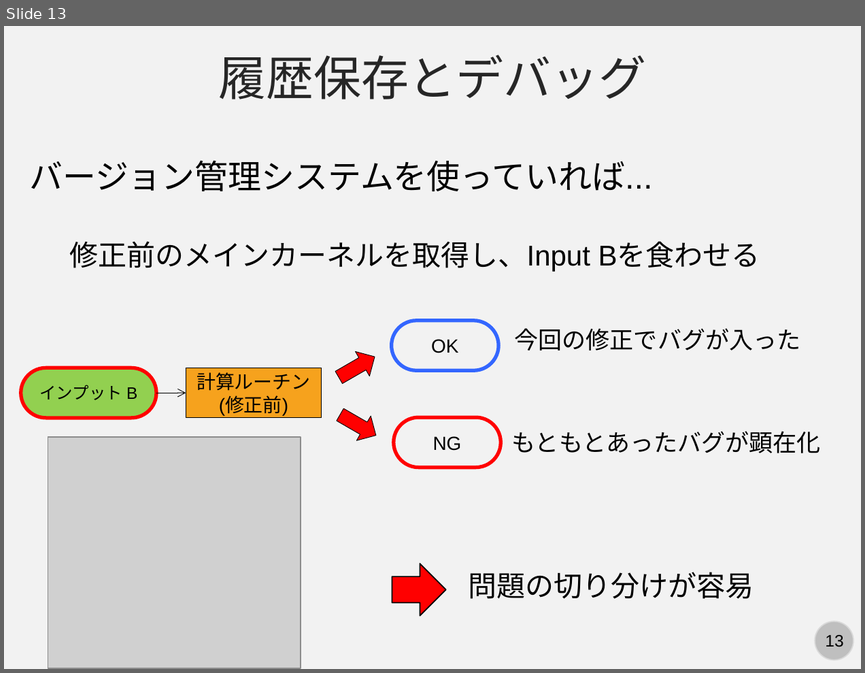
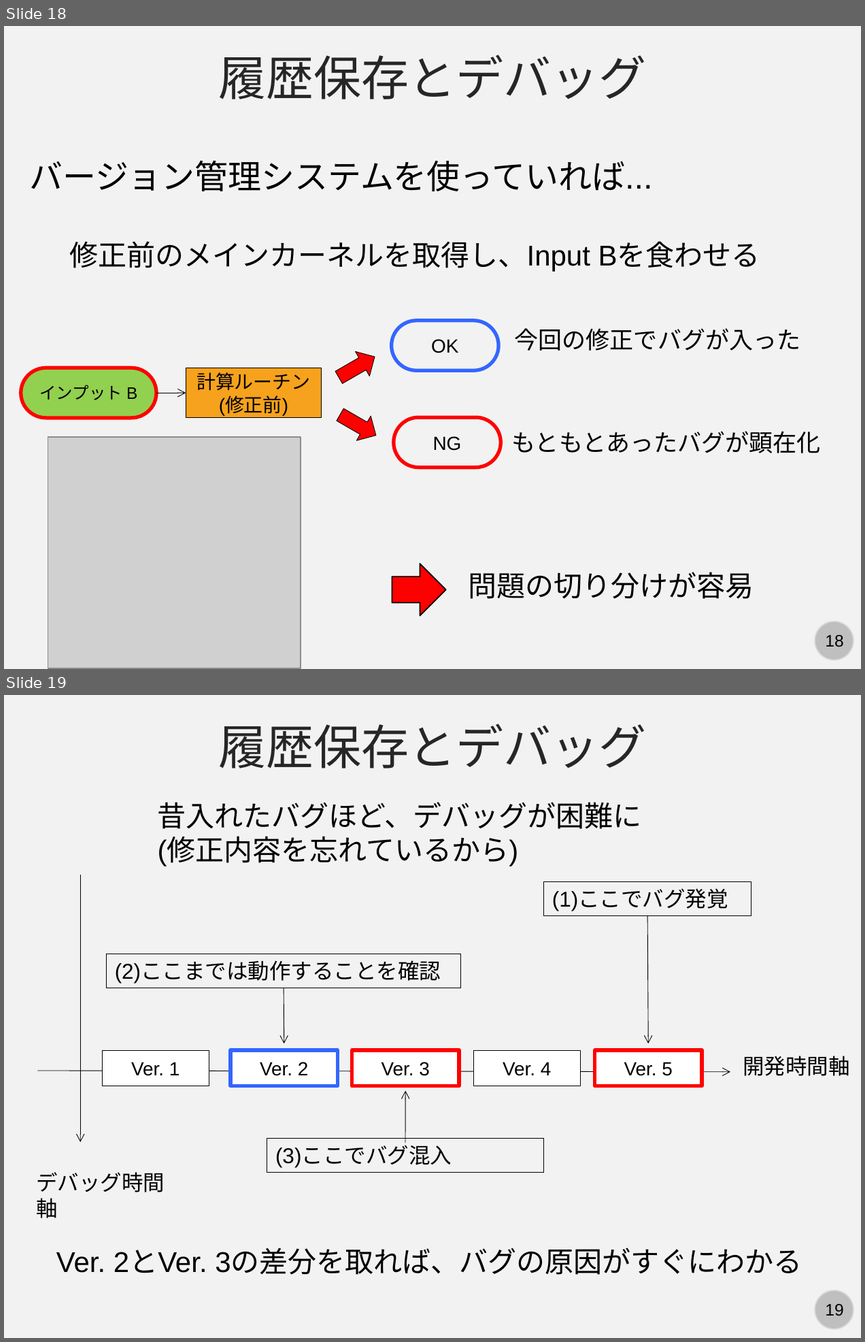
Before and after one commit to kaityo256/github, a slide deck: vcs/fig/slide.pptx. Shown one above the other, each under a label of ours: slide 13 before the commit, slides 18 and 19 after it. The pictures are 865x673 and 865x1342 pixels, drawn with LibreOffice and Linux fonts; fonts in the diff are those of the drawing; grey boxes stand for pictures. Boxes give left, top, right and bottom in pixels: in the first picture for what was removed or moved away, otherwise in the second. Text is boxed around its words. In the diff, an @@ line names an element or a change of style, - is before the commit and + after.

```diff
--- a/vcs/fig/slide.pptx
+++ b/vcs/fig/slide.pptx
@@ slide 19 added at (x1=4, y1=695, x2=861, y2=1338), background #F2F2F2; not listed: 2 template elements that a slide beside it also shows @@
@@ text added at (x1=218, y1=724, x2=646, y2=768), 40 pt, text #262626 @@
+履歴保存とデバッグ
@@ text added at (x1=158, y1=802, x2=642, y2=866), 24 pt, text #000000 @@
+昔入れたバグほど、デバッグが困難に
+(修正内容を忘れているから)
@@ arrow added from (80, 875) to (80, 1141), #000000 0.5 pt @@
@@ rectangle added at (x1=544, y1=882, x2=751, y2=916), outline #000000 0.75 pt, 18 pt, text #000000 @@
+(1)ここでバグ発覚
@@ arrow added from (647, 916) to (649, 1043), #000000 0.5 pt @@
@@ rectangle added at (x1=106, y1=954, x2=461, y2=988), outline #000000 0.75 pt, 18 pt, text #000000 @@
+(2)ここまでは動作することを確認
@@ arrow added from (283, 988) to (284, 1043), #000000 0.5 pt @@
@@ rectangle added at (x1=102, y1=1050, x2=209, y2=1086), fill #FFFFFF, outline #000000 0.5 pt, 16 pt, text #000000 @@
+Ver. 1
@@ rectangle added at (x1=230, y1=1050, x2=337, y2=1086), fill #FFFFFF, outline #3366FF 3 pt, 16 pt, text #000000 @@
+Ver. 2
@@ rectangle added at (x1=352, y1=1050, x2=459, y2=1086), fill #FFFFFF, outline #FF0000 3 pt, 16 pt, text #000000 @@
+Ver. 3
@@ rectangle added at (x1=473, y1=1050, x2=581, y2=1086), fill #FFFFFF, outline #000000 0.5 pt, 16 pt, text #000000 @@
+Ver. 4
@@ rectangle added at (x1=594, y1=1050, x2=702, y2=1086), fill #FFFFFF, outline #FF0000 3 pt, 16 pt, text #000000 @@
+Ver. 5
@@ text added at (x1=742, y1=1055, x2=850, y2=1076), 18 pt, text #000000 @@
+開発時間軸
@@ arrow added from (37, 1070) to (730, 1072), #000000 0.5 pt @@
@@ arrow added from (405, 1142) to (405, 1091), #000000 0.5 pt @@
@@ rectangle added at (x1=267, y1=1138, x2=544, y2=1172), outline #000000 0.75 pt, 18 pt, text #000000 @@
+(3)ここでバグ混入
@@ text added at (x1=36, y1=1172, x2=164, y2=1218), 18 pt, text #000000 @@
+デバッグ時間軸
@@ text added at (x1=56, y1=1249, x2=802, y2=1274), 24 pt, text #000000 @@
+Ver. 2とVer. 3の差分を取れば、バグの原因がすぐにわかる
@@ what was slide 13 is now slide 18 @@
@@ page number at (x1=825, y1=635, x2=843, y2=647): text changed @@
-13
+18
```
Also in this commit, not shown: 4 slides changed, 7 other slides added.
